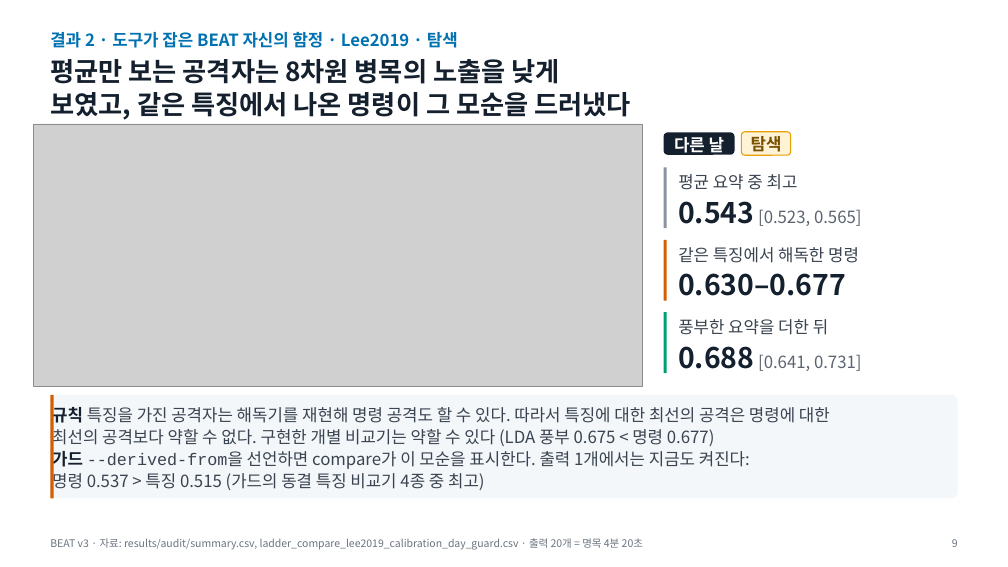
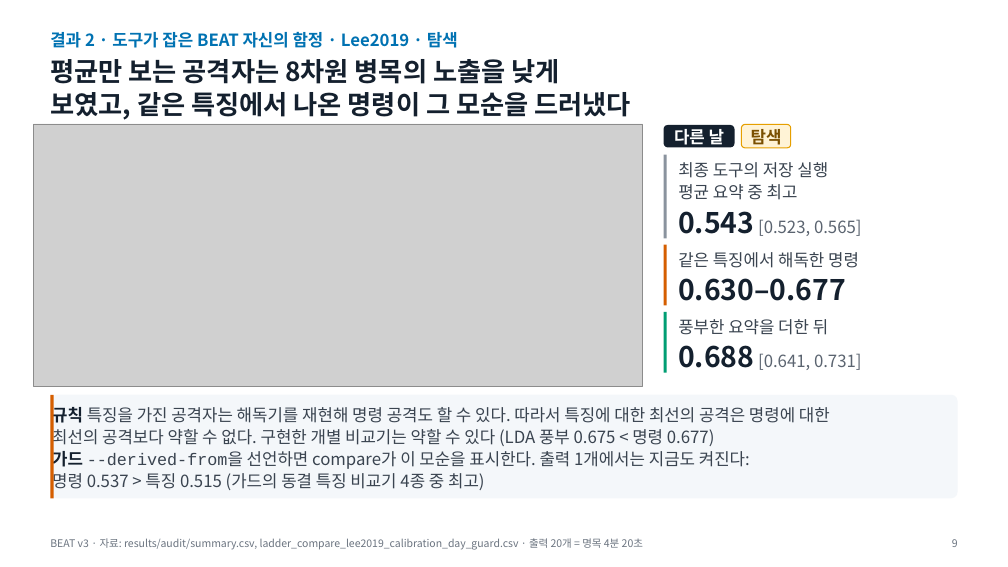
Before and after one commit to gigalove6783-pixel/beat-eeg-privacy, a slide deck: slide 9 of presentation/BEAT_v3_talk.pptx. Drawn at 1008x567 pixels with LibreOffice and Linux fonts; fonts in the diff are those of the drawing; grey boxes stand for pictures. Boxes give left, top, right and bottom in pixels: in the first picture for what was removed or moved away, otherwise in the second. Text is boxed around its words. In the diff, an @@ line names an element or a change of style, - is before the commit and + after.

```diff
--- a/presentation/BEAT_v3_talk.pptx
+++ b/presentation/BEAT_v3_talk.pptx
@@ rounded rectangle "다른 날": place and size @@
-rounded rectangle "다른 날" at box(664, 132, 735, 155)
+rounded rectangle "다른 날" at box(664, 125, 735, 147)
@@ rounded rectangle "탐색": place and size @@
-rounded rectangle "탐색" at box(742, 132, 791, 155)
+rounded rectangle "탐색" at box(742, 125, 791, 148)
@@ line moved from (665, 167) - (665, 228) to (665, 155) - (665, 238) @@
@@ text at box(678, 162, 828, 200): text changed @@
-평균 요약 중 최고
+최종 도구의 저장 실행
+평균 요약 중 최고
@@ text "0.543 [0.523, 0.565]": place and size @@
-text "0.543 [0.523, 0.565]" at box(678, 201, 862, 226)
+text "0.543 [0.523, 0.565]" at box(678, 211, 862, 236)
@@ 2 texts, 1 line: place and size @@
-2 texts, 1 line at box(665, 240, 859, 301)
+2 texts, 1 line at box(665, 245, 859, 306)
```
Also in this commit, not shown: 9 other slides changed, 12 other files.
